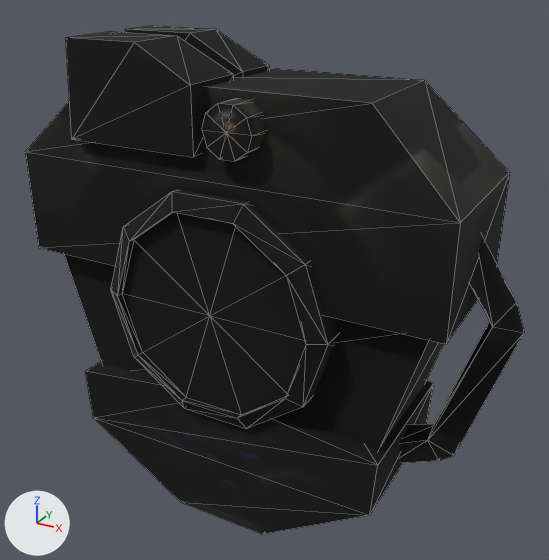
Before and after pictures for a commit that changed the glTF model packs/tribes2/config/AssetPacks/tribes2/t2_pack_upgrade_shield.glb.
Before and after are seen from a 50 mm lens placed at (0.301, -0.561, 0.479), pointed at (-0.003, -0.008, 0.203). Lighting does not change. The marker at lower left points along +X, +Y and +Z. The older version comes first. Mesh edges are drawn as thin lines. Where no turn or scale is listed for an object, it has been applied to the vertices.

Before the edit, the objects in view are built like this:
```python
me_boxfront = bpy.data.meshes.new('BoxFront')
me_boxfront.from_pydata(...)  # 10 vertices, 16 faces; spans x -0.0704..0.0456, y -0.0316..0.0258, z 0.2596..0.3361
me_boxfront.materials.append(mat_pack_shield)  # picture img_pack_shield
me_light = bpy.data.meshes.new('Light')
me_light.from_pydata(...)  # 21 vertices, 30 faces; spans x -0.0204..0.0204, y -0.11..0.0, z -0.0194..0.0194
me_light.materials.append(mat_pack_shield)  # picture img_pack_shield
ob_boxfront32 = bpy.data.objects.new('BoxFront32', me_boxfront)
ob_boxfront32.location = (-0.0563, -0.0837, 0.0798)
ob_centerface_ambient32 = bpy.data.objects.new('CenterFace_ambient32', None)
ob_centerface_ambient32.parent = ob_start
ob_centerface_ambient32.location = (0.0, 0.279, -0.0437)
ob_centerface_ambient32.rotation_euler = (1.571, 0.0, 0.0)  # degrees (90, 0, 0)
ob_light32 = bpy.data.objects.new('Light32', me_light)
ob_light32.location = (0.021, -0.0103, 0.3616)
# also in view: 'Bottom32' at (0.0, -0.046, 0.076); 'CenterFace32' at (0.0, -0.065, 0.215); 'HandleL32' at (0.175, -0.043, 0.192); 'Mid32' at (0.0, -0.041, 0.175); 'Top32' at (0.0, -0.044, 0.311)
```
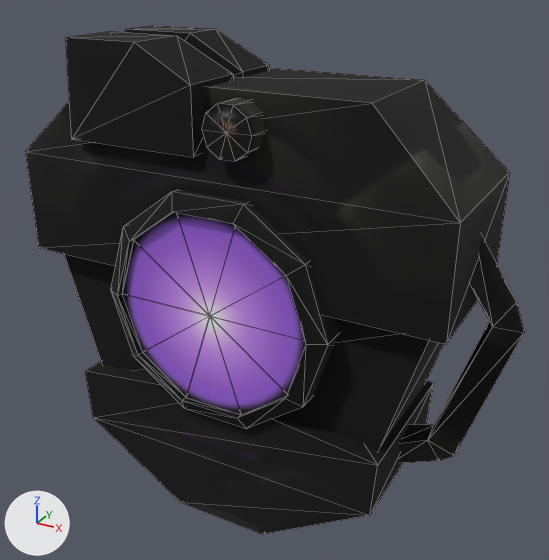
Pixel boxes [x1, y1, x2, y2] of what changed, in the pictures (549 x 560 px):
'CenterFace_ambient32', now drawn (purple): after [122, 213, 306, 415]
'CenterFace32', unchanged, covered by the edit: [111, 190, 338, 429] in both

What changed in the scene script:
```text
Add img_shieldpackambient:
    img_shieldpackambient = load_image('ShieldPackAmbient', 't2_shieldpackambient.png', 64, 64, 'sRGB')
Add mat_shieldpackambient:
    mat_shieldpackambient = principled_material('ShieldPackAmbient')
    mat_shieldpackambient.texture = img_shieldpackambient
    mat_shieldpackambient.roughness = 1.0
Add me_centerface_ambient:
    me_centerface_ambient.from_pydata(...)  # 11 vertices, 10 faces; spans x -0.087..0.087, y 0.0, z -0.082..0.082
    me_centerface_ambient.materials.append(mat_shieldpackambient)  # picture img_shieldpackambient
Change ob_centerface_ambient32:
    ob_centerface_ambient32: bpy.data.objects.new('CenterFace_ambient32', None) -> bpy.data.objects.new('CenterFace_ambient32', me_centerface_ambient)
```
